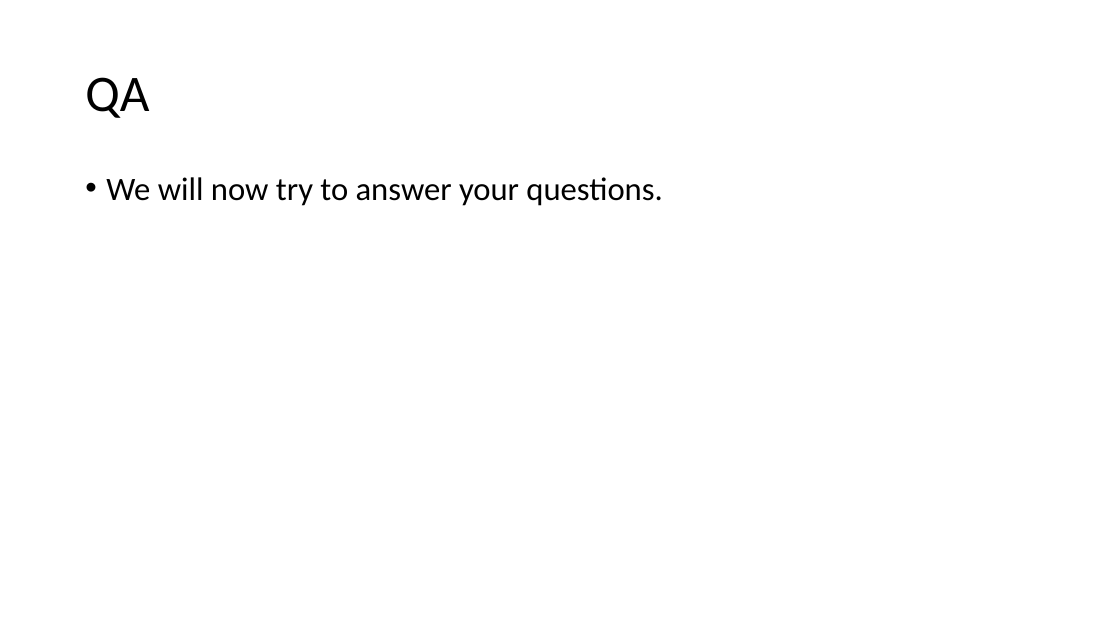
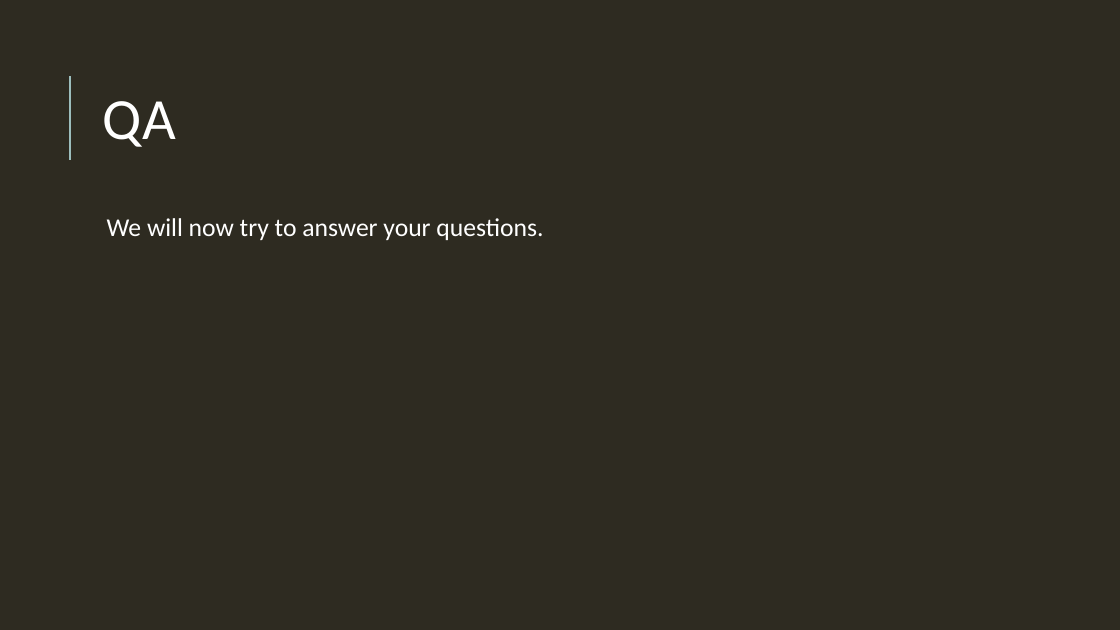
Before and after one commit to HamzaB93/UWL_Level5_Team_Project, a slide deck: slide 12 of Group_Docs/Team_Presentation_Group2.pptx (slide 13 before the commit). Drawn at 1120x630 pixels with LibreOffice and Linux fonts; fonts in the diff are those of the drawing. Boxes give left, top, right and bottom in pixels: in the first picture for what was removed or moved away, otherwise in the second. Text is boxed around its words. In the diff, an @@ line names an element or a change of style, - is before the commit and + after.

```diff
--- a/Group_Docs/Team_Presentation_Group2.pptx
+++ b/Group_Docs/Team_Presentation_Group2.pptx
@@ background #FFFFFF to #2E2B21 @@
@@ title "QA": place and size @@
-title "QA" at (85,77,149,118)
+title "QA" at (102,101,176,147)
@@ title "QA" at (102,101,176,147): size 44 to 50 pt, text colour #000000 to #FFFFFF, letter spacing 0 to 1 pt; line spacing 0.9 to 0.8 @@
@@ line added from (70, 160) to (70, 76), #9CBEBD 1.5 pt @@
@@ text "We will now try to ...": place and size @@
-text "We will now try to ..." at (106,177,662,206)
+text "We will now try to ..." at (107,218,543,240)
@@ text "We will now try to ..." at (107,218,543,240): size 28 to 22 pt, text colour #000000 to #FFFFFF; bullet • to  ; more space between paragraphs @@
```
Also in this commit, not shown: 11 other slides changed, 1 slide removed.
